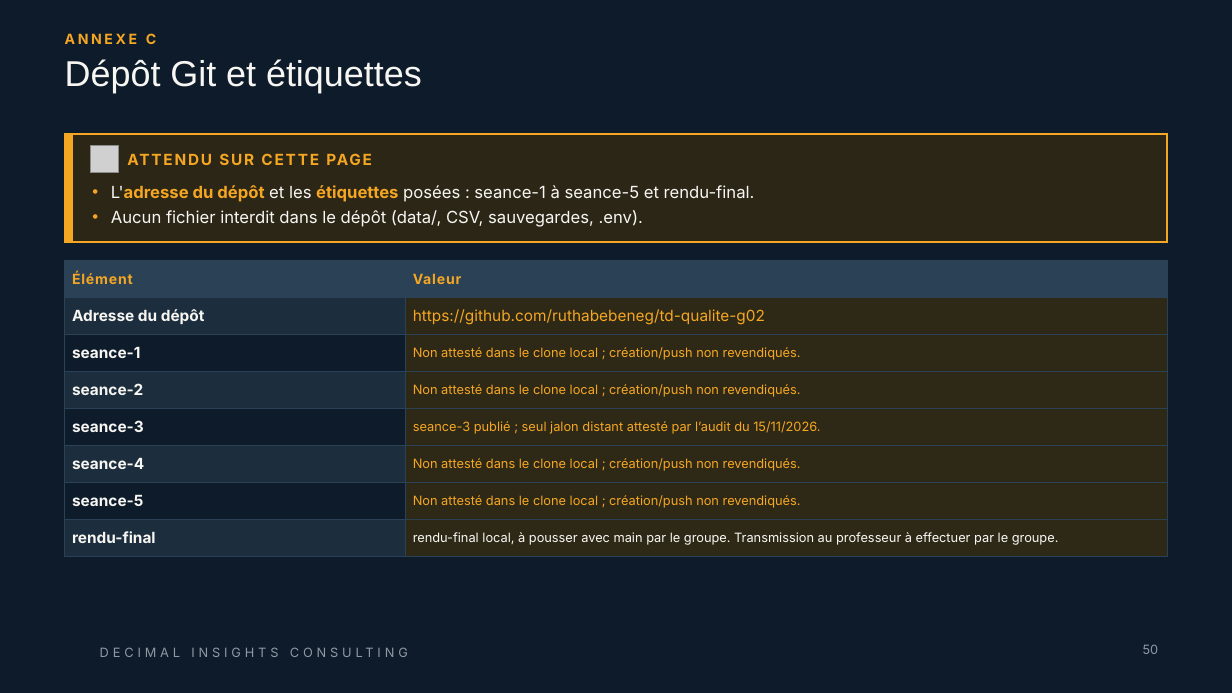
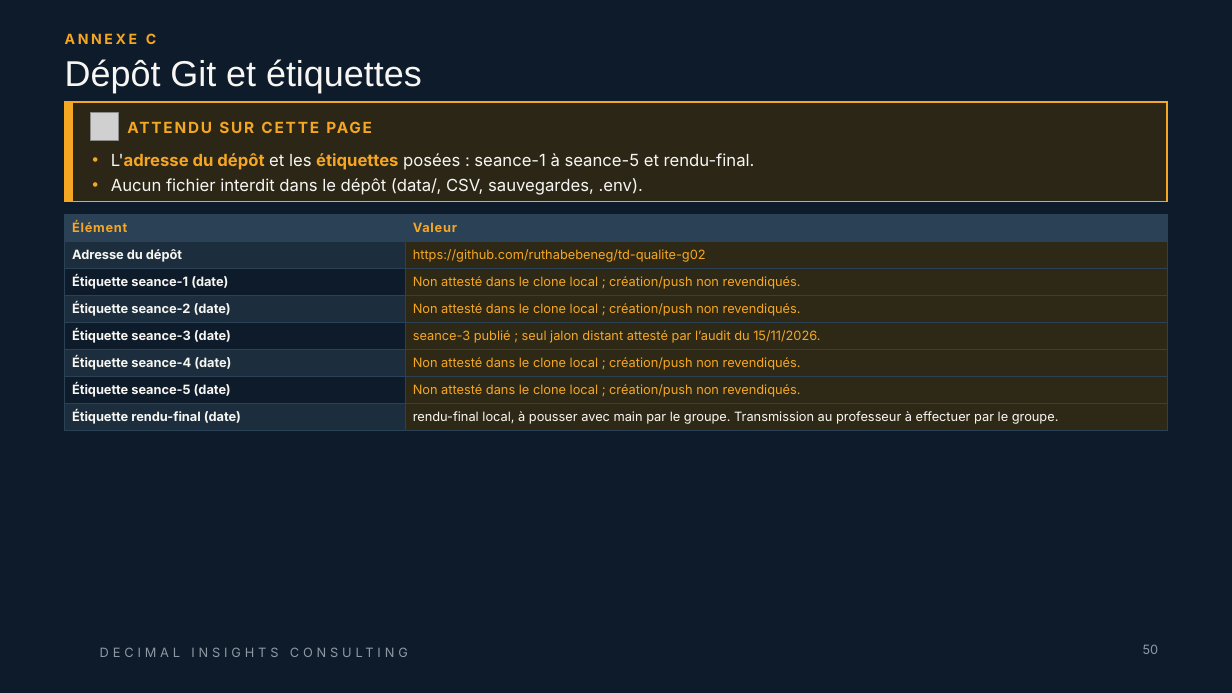
Before and after one commit to ruthabebeneg/td-qualite-g02, a slide deck: slide 50 of livrables/Livrable_Groupe_TD_AssurConnect.pptx. Drawn at 1232x693 pixels with LibreOffice and Linux fonts; fonts in the diff are those of the drawing; grey boxes stand for pictures; background and template pictures are left out. Boxes give left, top, right and bottom in pixels: in the first picture for what was removed or moved away, otherwise in the second. Text is boxed around its words. In the diff, an @@ line names an element or a change of style, - is before the commit and + after.

Commit message:
docs: finaliser les livrables et les supports du groupe G02

```diff
--- a/livrables/Livrable_Groupe_TD_AssurConnect.pptx
+++ b/livrables/Livrable_Groupe_TD_AssurConnect.pptx
@@ rectangle: place and size @@
-rectangle at box(65, 134, 1167, 242)
+rectangle at box(65, 102, 1167, 201)
@@ rectangle: place and size @@
-rectangle at box(65, 134, 73, 242)
+rectangle at box(65, 102, 73, 201)
@@ picture: place and size @@
-picture at box(91, 145, 118, 173)
+picture at box(91, 113, 118, 140)
@@ text "ATTENDU SUR CETTE PAGE": place and size @@
-text "ATTENDU SUR CETTE PAGE" at box(128, 146, 867, 172)
+text "ATTENDU SUR CETTE PAGE" at box(128, 114, 867, 140)
@@ text "L'adresse du dépôt et les ...": place and size @@
-text "L'adresse du dépôt et les ..." at box(111, 185, 755, 227)
+text "L'adresse du dépôt et les ..." at box(111, 153, 755, 195)
@@ table at box(65, 214, 1167, 431) @@
-row 3, column 1: seance-1
+row 3, column 1: Étiquette seance-1 (date)
-row 4, column 1: seance-2
+row 4, column 1: Étiquette seance-2 (date)
-row 5, column 1: seance-3
+row 5, column 1: Étiquette seance-3 (date)
-row 6, column 1: seance-4
+row 6, column 1: Étiquette seance-4 (date)
-row 7, column 1: seance-5
+row 7, column 1: Étiquette seance-5 (date)
-row 8, column 1: rendu-final
+row 8, column 1: Étiquette rendu-final (date)
@@ size 11 to 10 pt in "Élément", "Valeur" @@
@@ size 12 to 10 pt in "Adresse du dépôt", "https://github.com/ruthabebeneg/td-qualite-g02" @@
@@ table: place and size @@
-table at box(65, 261, 1167, 556)
+table at box(65, 214, 1167, 431)
```
Also in this commit, not shown: 41 other slides changed, 12 other files.
